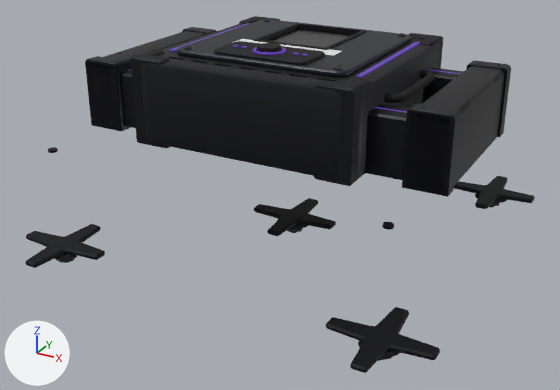
The glTF model gadgets/crx7-wallseal/crx7-wallseal-hatch.glb: old version first, new version second.
One viewpoint serves both versions: a 50 mm lens placed at (0.957, -1.824, 0.704), pointed at (-0.005, -0.075, -0.171). Every picture has the same lights, and +X, +Y and +Z are marked at lower left. The older version comes first. Both versions are drawn at frame 19 of the action 'deploy'; the numbers are the values there.

Objects in the first picture: 'beam_bottom_right_1_tube', 'control_plate', 'control_screen', 'core_bezel', 'core_corner_caps', 'core_housing', 'rail_left_sleeve', 'rail_right_sleeve', 'star_plate.001', 'star_plate.002', 'star_plate.003', 'star_plate.004' and 18 more.
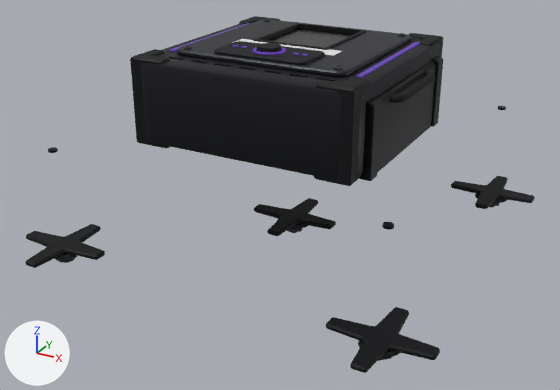
Not drawn themselves, but carrying or shaping drawn objects: ob_rail_left, ob_rail_right, ob_beam_top_right_1, ob_beam_bottom_left_1, ob_beam_bottom_right_1.

What changed in the scene script:
```text
Change ob_rail_left:
    ob_rail_left.location: (-0.464, 0.0, 0.6) -> (-0.278, 0.0, 0.6)
Change ob_rail_right:
    ob_rail_right.location: (0.464, 0.0, 0.6) -> (0.278, 0.0, 0.6)
Change ob_beam_top_right_1:
    ob_beam_top_right_1.location: (0.296, 0.0, 0.0) -> (0.0985, 0.0, 0.0)
Change ob_beam_bottom_left_1:
    ob_beam_bottom_left_1.location: (-0.296, 0.0, 0.0) -> (-0.0985, 0.0, 0.0)
Change ob_beam_bottom_right_1:
    ob_beam_bottom_right_1.location: (0.296, 0.0, 0.0) -> (0.0985, 0.0, 0.0)
```

Changed parts and their boxes [x1, y1, x2, y2] in the pictures (560 x 390 px):
'rail_right_sleeve', moved
    before: [402, 61, 511, 197]
    after: [359, 56, 443, 181]
'rail_left_sleeve', moved (not visible afterwards)
    before: [85, 27, 216, 131]
'beam_bottom_right_1_tube', moved (not visible afterwards)
    before: [364, 104, 410, 180]
'beam_bottom_left_1_tube', moved (not visible afterwards)
    before: [120, 68, 136, 128]
'beam_top_right_1_tube', moved (not visible afterwards)
    before: [422, 68, 464, 103]
'rail_right_clamp_bottom_bracket', moved
    before: [427, 96, 471, 114]
    after: [381, 90, 394, 102]
'rail_right_clamp_top_bracket', moved
    before: [461, 72, 503, 83]
    after: [423, 64, 433, 74]
'rail_right_sleeve_bolts', moved (not visible afterwards)
    before: [420, 62, 501, 111]
'beam_bottom_right_1_led', moved (not visible afterwards)
    before: [374, 107, 407, 113]
'beam_top_right_1_led', moved (not visible afterwards)
    before: [431, 70, 461, 74]
'rail_left_sleeve_bolts', moved (not visible afterwards)
    before: [95, 28, 208, 61]
'rail_right_clamp_bottom_bolts', moved (not visible afterwards)
    before: [434, 97, 460, 102]
'rail_right_clamp_top_bolts', moved (not visible afterwards)
    before: [468, 71, 492, 75]
'rail_left_clamp_bottom_bolts', moved (not visible afterwards)
    before: [118, 52, 136, 56]
